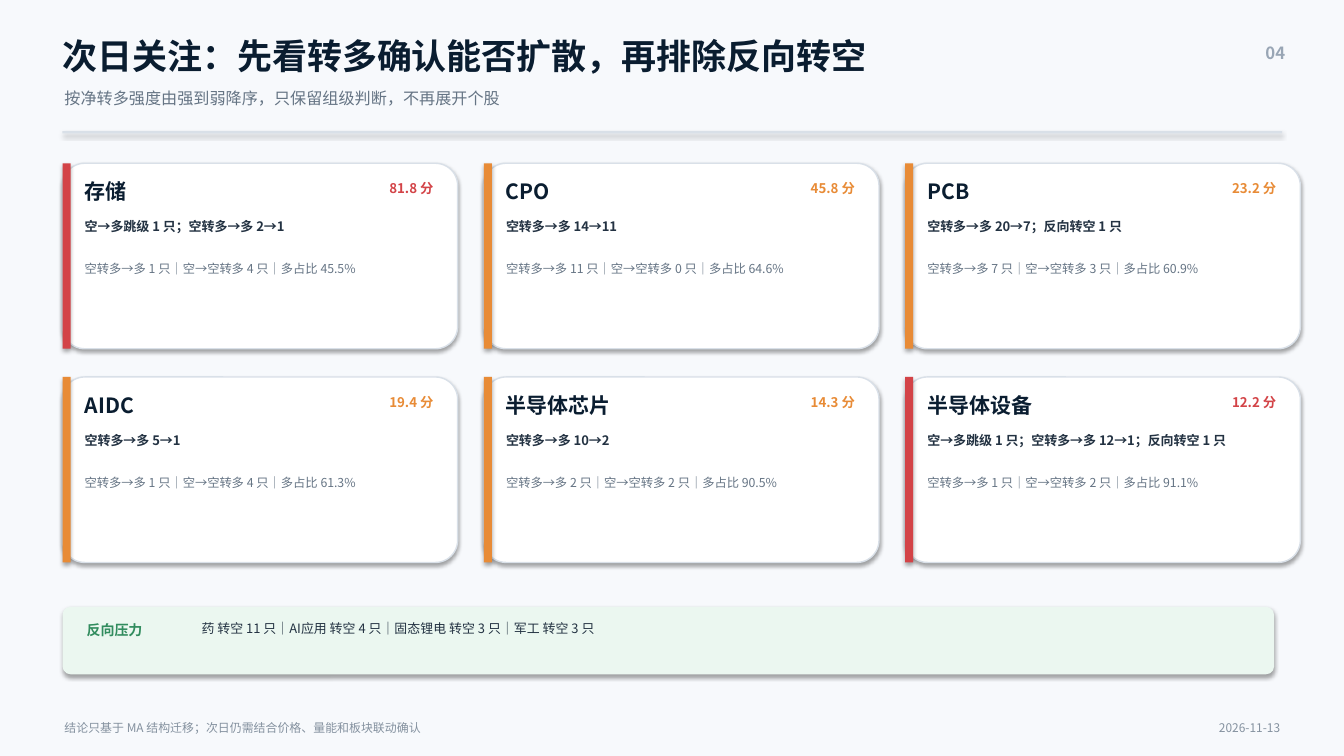
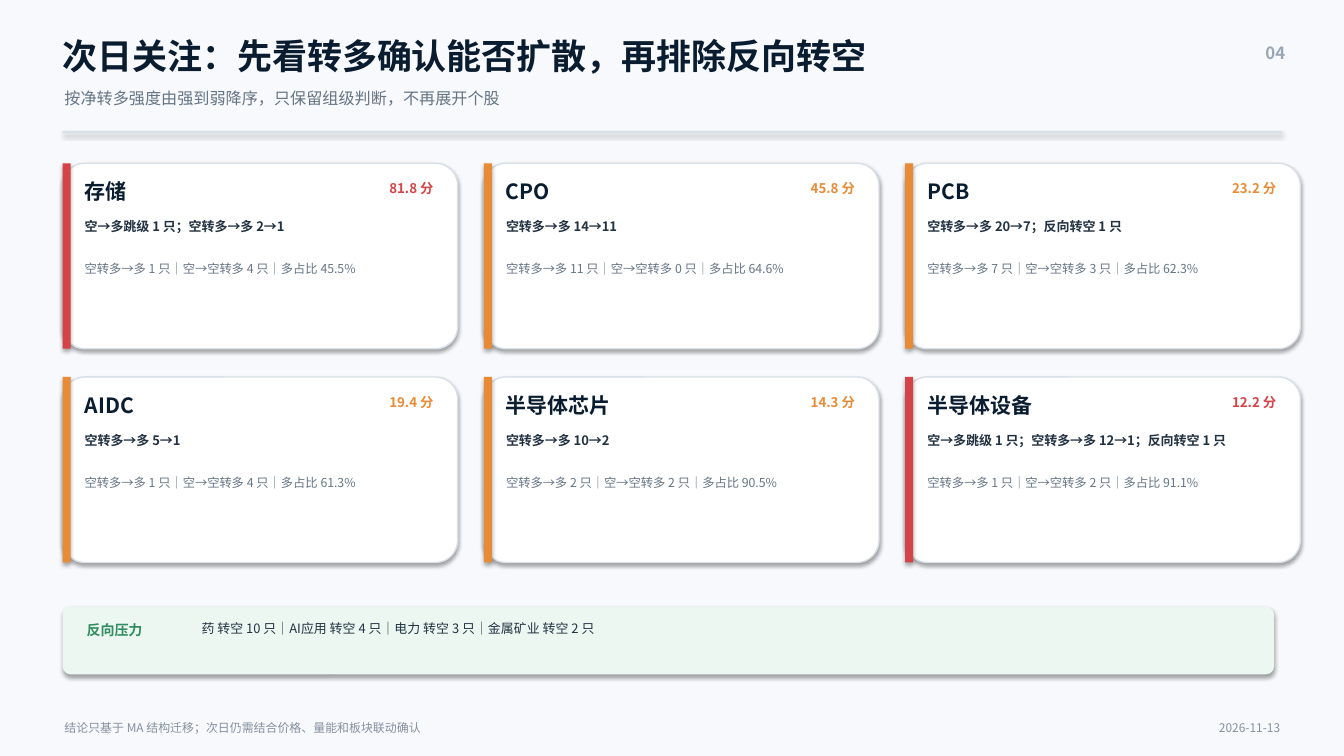
Before and after one commit to nancybhc/a-share-blast-lab, a slide deck: slide 4 of assets/多空阶段简报_2026-11-13.pptx. Drawn at 1344x756 pixels with LibreOffice and Linux fonts; fonts in the diff are those of the drawing. Boxes give left, top, right and bottom in pixels: in the first picture for what was removed or moved away, otherwise in the second. Text is boxed around its words. In the diff, an @@ line names an element or a change of style, - is before the commit and + after.

```diff
--- a/assets/多空阶段简报_2026-11-13.pptx
+++ b/assets/多空阶段简报_2026-11-13.pptx
@@ text at (x1=927, y1=262, x2=1198, y2=274): text changed @@
-空转多→多 7 只｜空→空转多 3 只｜多占比 60.9%
+空转多→多 7 只｜空→空转多 3 只｜多占比 62.3%
@@ text at (x1=202, y1=622, x2=595, y2=635): text changed @@
-药 转空 11 只｜AI应用 转空 4 只｜固态锂电 转空 3 只｜军工 转空 3 只
+药 转空 10 只｜AI应用 转空 4 只｜电力 转空 3 只｜金属矿业 转空 2 只
```
Also in this commit, not shown: 3 other slides changed, 6 other files.
